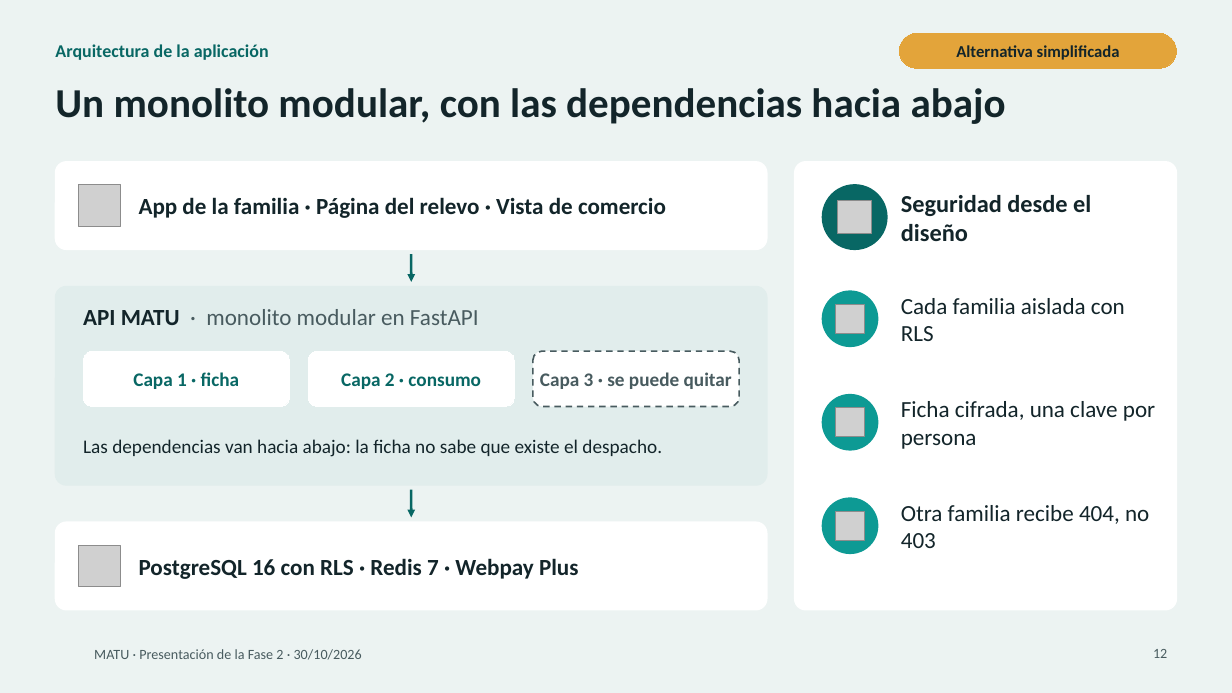
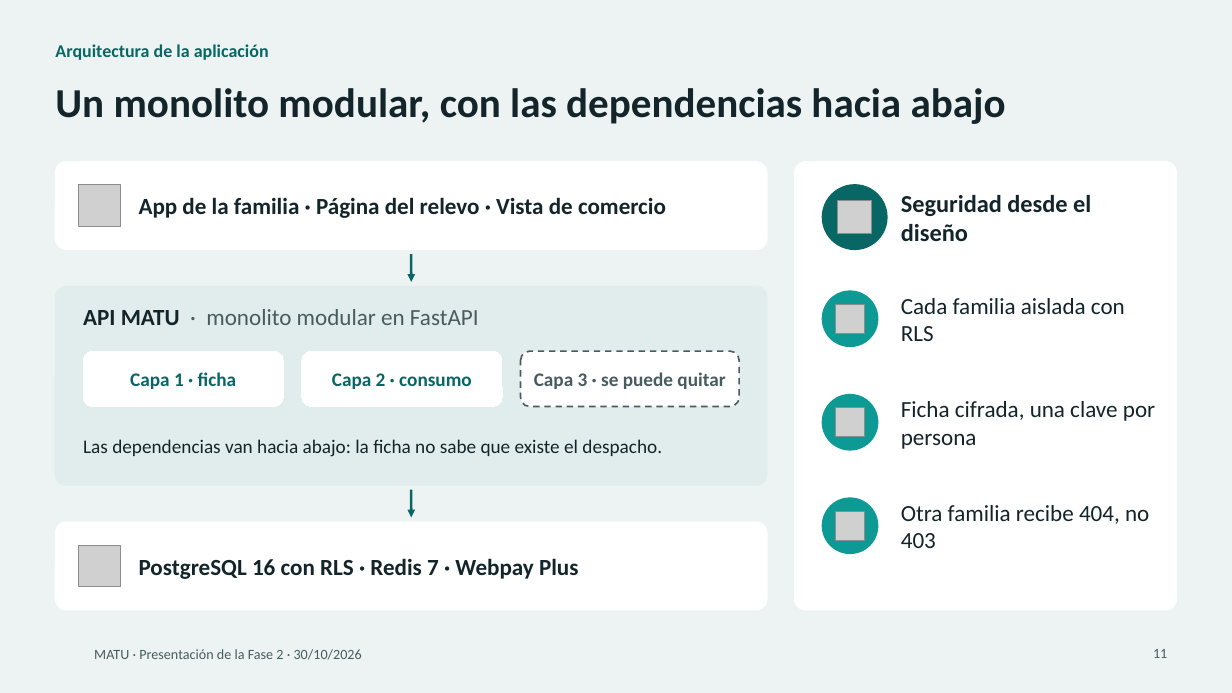
Before and after one commit to MartinHenriquez131/MATU, a slide deck: slide 11 of Fase 2/Evidencias Proyecto/MATU_Presentacion_Fase2.pptx (slide 12 before the commit). Drawn at 1232x693 pixels with LibreOffice and Linux fonts; fonts in the diff are those of the drawing; grey boxes stand for pictures; background and template pictures are left out. Boxes give left, top, right and bottom in pixels: in the first picture for what was removed or moved away, otherwise in the second. Text is boxed around its words. In the diff, an @@ line names an element or a change of style, - is before the commit and + after.

```diff
--- a/Fase 2/Evidencias Proyecto/MATU_Presentacion_Fase2.pptx
+++ b/Fase 2/Evidencias Proyecto/MATU_Presentacion_Fase2.pptx
@@ rounded rectangle removed at (x1=899, y1=33, x2=1177, y2=68) @@
-Alternativa simplificada
@@ rounded rectangle "Capa 1 · ficha" resized from (x1=83, y1=351, x2=289, y2=407) to (x1=83, y1=351, x2=284, y2=407) @@
@@ rounded rectangle "Capa 2 · consumo" resized from (x1=308, y1=351, x2=514, y2=407) to (x1=302, y1=351, x2=503, y2=407) @@
@@ rounded rectangle "Capa 3 · se puede ..." resized from (x1=533, y1=351, x2=739, y2=407) to (x1=520, y1=351, x2=739, y2=407) @@
@@ page number at (x1=1153, y1=649, x2=1167, y2=658): text changed @@
-12
+11
```
Also in this commit, not shown: 2 other slides changed, 1 slide removed, 2 other files.
